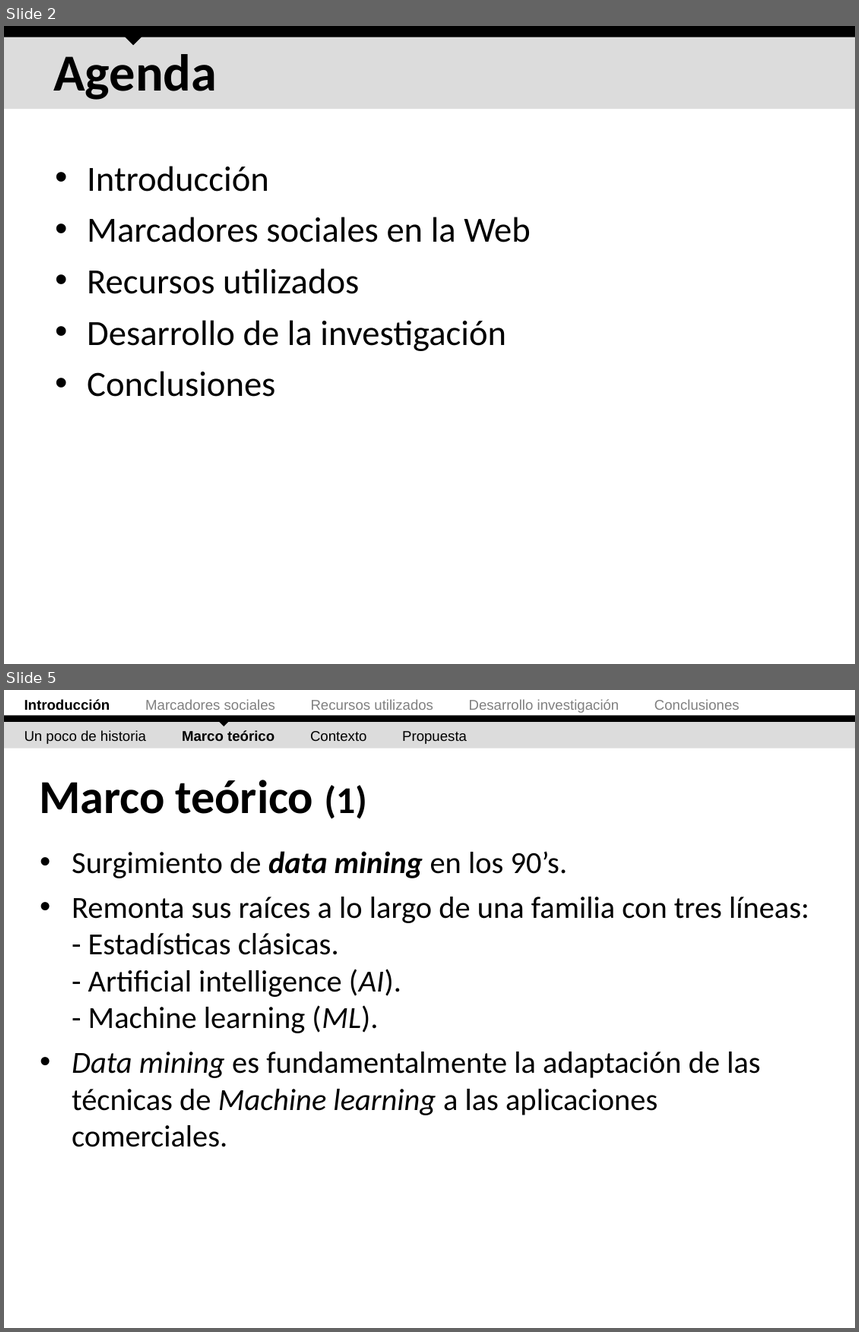
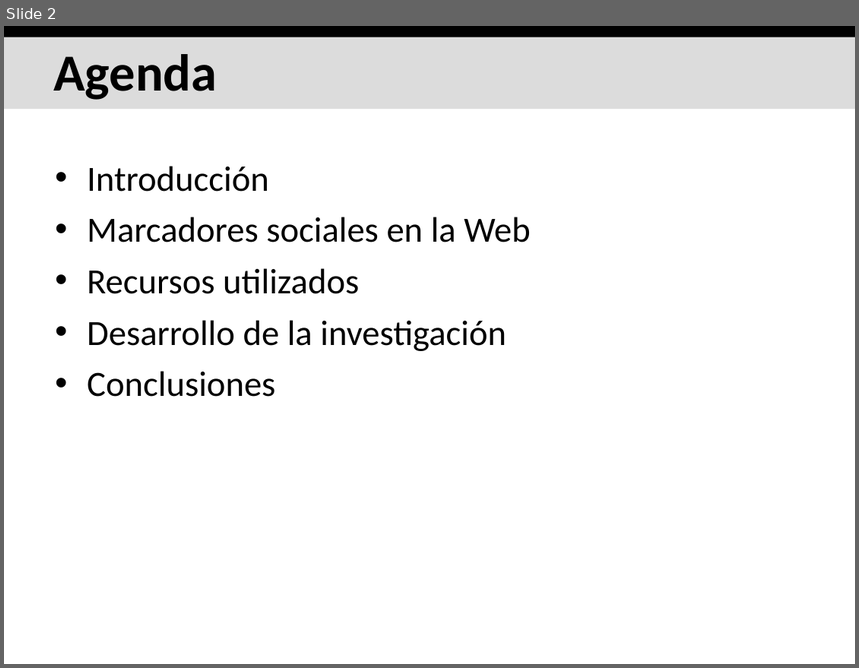
Before and after one commit to ak907kenai/nicotournetesis, a slide deck: docs_trunk/Presentación/Nicolás Tourné - Presentación Tesis (v2.2).ppt. Shown one above the other, each under a label of ours: slides 2 and 5 before the commit, slide 2 after it; the slides between them are not shown. The pictures are 859x1332 and 859x668 pixels, drawn with LibreOffice and Linux fonts; fonts in the diff are those of the drawing. Boxes give left, top, right and bottom in pixels: in the first picture for what was removed or moved away, otherwise in the second. Text is boxed around its words. In the diff, an @@ line names an element or a change of style, - is before the commit and + after.

```diff
--- a/docs_trunk/Presentación/Nicolás Tourné - Presentación Tesis (v2.2).ppt
+++ b/docs_trunk/Presentación/Nicolás Tourné - Presentación Tesis (v2.2).ppt
@@ slide 5 removed at (4,690,855,1328), background #FFFFFF @@
@@ text removed at (25,699,740,713) @@
-Introducción Marcadores sociales Recursos utilizados Desarrollo investigación Conclusiones
@@ right triangle removed at (214,707,234,727) @@
@@ rectangle removed at (4,721,855,749) @@
@@ rectangle removed at (4,716,855,723) @@
@@ text removed at (25,730,467,744) @@
-Un poco de historia Marco teórico Contexto Propuesta
@@ title removed at (39,780,367,819) @@
-Marco teórico (1)
@@ text removed at (72,851,810,1148) @@
-• Surgimiento de data mining en los 90’s.
-• Remonta sus raíces a lo largo de una familia con tres líneas:
-  - Estadísticas clásicas.
-  - Artificial intelligence (AI).
-  - Machine learning (ML).
-• Data mining es fundamentalmente la adaptación de las técnicas de Machine learning a las aplicaciones comerciales.
@@ slide 2 changed as well @@
@@ right triangle removed at (124,26,143,45) @@
```
Also in this commit, not shown: 75 other slides changed, 1 other file.
